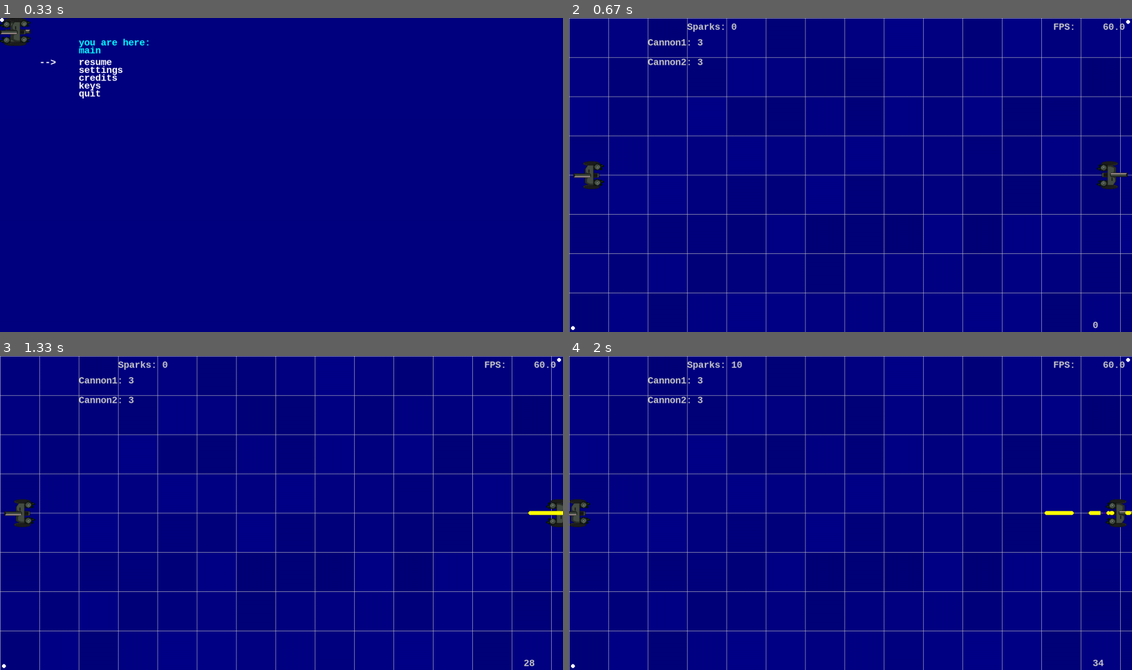
Above: before the commit, frames 1-4 (two rows, left to right).
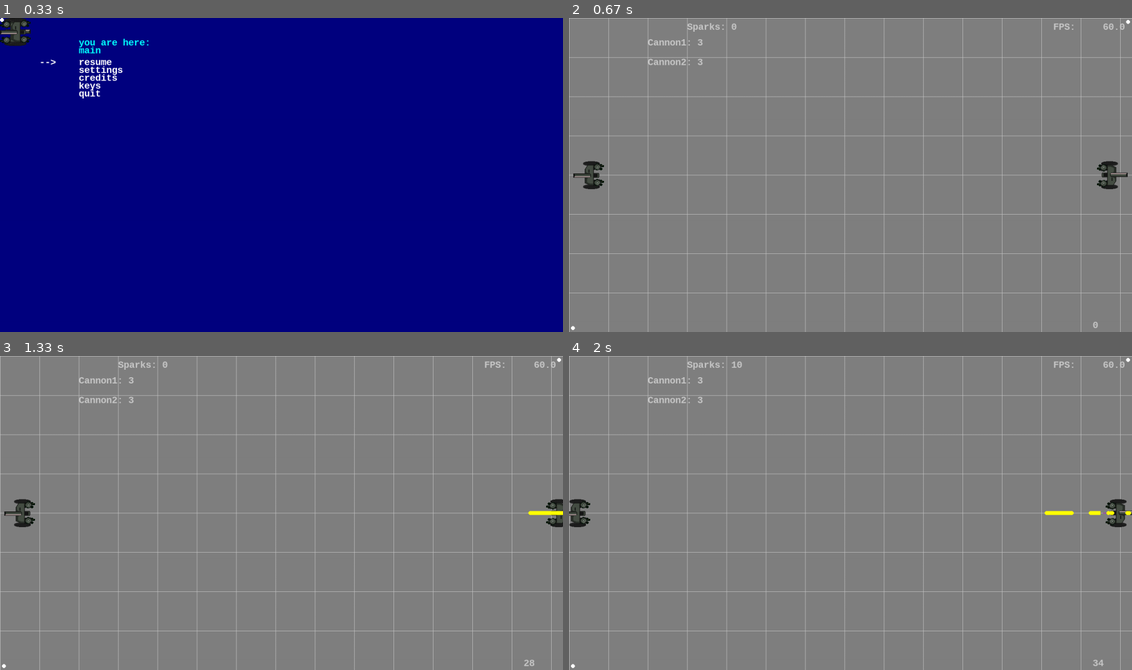
Above: after the commit, the same moments.

Repository: horstjens/spielend-programmieren
Game: pygame game, started from python3/2019/week35/game.py
Same seed, same stepped clock (60 frames per second), same inputs: the game is played once before the commit and once after it.
Inputs (mouse positions are in pixels of both pictures, inside the frame that each line leads up to):
- Up to frame 1 (0.33 s): no input
- Up to frame 2 (0.67 s): tap Enter at 0.33 s
- Up to frame 3 (1.33 s): hold Right Ctrl 0.67-1.13 s; hold Up 0.67-1.13 s; move the mouse to (258, 525) at 0.7 s; tap Right Shift at 1.17 s
- Up to frame 4 (2 s): hold Up 1.5-1.97 s; hold W 1.5-1.97 s; move the mouse to (906, 582) at 1.53 s; tap Right Ctrl at 1.57, 1.87 s

Frame 1 is identical in both runs. In frame 2, 99% of the frame differs, in the area x 0-100%, y 0-100%; in frame 3, 99%; in frame 4, 99%.

Commit message:
Update game.py

Diff:
--- a/python3/2019/week35/game.py
+++ b/python3/2019/week35/game.py
@@ -706,7 +706,9 @@
             li.append(str(x)+"x"+str(y))
         Viewer.menu["resolution"] = li
         self.set_resolution()
-
+        self.gridsize = 100
+        self.influence_radius = 50
+        self.convert_rate = 2 # how much color value (128=neutral, 0/255=full) changes per second
 
         # ------ background images ------
         #self.backgroundfilenames = [] # every .jpg file in folder 'data'
@@ -1030,31 +1032,39 @@
 
 
     def draw_grid(self):
-        """draw 50x50 grid"""
-        for y in range(0, Viewer.height, 100):
+        """draw self.gridsize=100 x 100? grid"""
+        for y in range(0, Viewer.height, self.gridsize):
             pygame.draw.line(self.screen, (200,200,200),
                 (0,y), (Viewer.width,y))
-        for x in range(0, Viewer.width, 100):
+        for x in range(0, Viewer.width, self.gridsize):
             pygame.draw.line(self.screen, (200,200,200),
                 (x, 0), (x, Viewer.height))
 
 
     def calculate_grid(self):
-        """ makes 100 x 100 grid, each grid cell
+        """ makes (self.gridsze=100) x 100 grid, each grid cell
             has a color value from 0 to 255
             and an radius value"""
         self.cells = []
-        for y in range(0, Viewer.height, 100):
+        for y in range(0, Viewer.height, self.gridsize):
             line = []
-            for x in range(0, Viewer.width, 100):
-                line.append([random.randint(120,136),0])
+            for x in range(0, Viewer.width, self.gridsize):
+                #c = random.randint(96,160)
+                c = 128
+                line.append([c,0])
             self.cells.append(line)
 
     def paint_cells(self):
         for y, line in enumerate(self.cells):
             for x, (color, radius) in enumerate(line):
-                pygame.draw.rect(self.screen, (0, 0, color),
-                     (x*100, y*100, 100, 100))
+                if color == 128:
+                    c = (128,128,128)
+                elif color < 128:
+                    c = (color,0,0)
+                else:
+                    c = (0,0, color)
+                pygame.draw.rect(self.screen, c,
+                     (x*self.gridsize, y*self.gridsize, self.gridsize, self.gridsize))
 
 
 
@@ -1265,19 +1275,19 @@
                 for x, (color, radius) in enumerate(line):
                     if color  == 0 or color == 255:
                         continue
-                    cellvector = pygame.math.Vector2(x*100+50, -y*100-50)
+                    cellvector = pygame.math.Vector2(x*self.gridsize+self.gridsize//2, -y*self.gridsize-self.gridsize//2)
                     for p in self.playergroup:
                         distance = p.pos - cellvector
-                        if distance.length() < 50:
-                            print("blubb", x, y, radius, color)
+                        if distance.length() < self.influence_radius:
+                            #print("blubb", x, y, radius, color)
                             radius += 1
                             if radius > 70:
                                 radius = 1
                                 if p.number == 0:
-                                    delta = -2
+                                    delta = -1
                                 elif p.number == 1:
-                                    delta = 2
-                                color += delta
+                                    delta = 1
+                                color += delta * self.convert_rate
                                 color = min(255, color)
                                 color = max(0, color)
                                 if color == 0 or color == 255:
@@ -1285,7 +1295,7 @@
                                 self.cells[y][x][0] = color
                             self.cells[y][x][1] = radius
                             pygame.draw.circle(self.screen, (random.randint(128,255), random.randint(128,255), random.randint(128,255)),
-                                (x*100+50, y*100+50), radius+1, 1)
+                                (x*self.gridsize+self.gridsize//2, y*self.gridsize+self.gridsize//2), radius+1, 1)
 
                             break
                     else:
